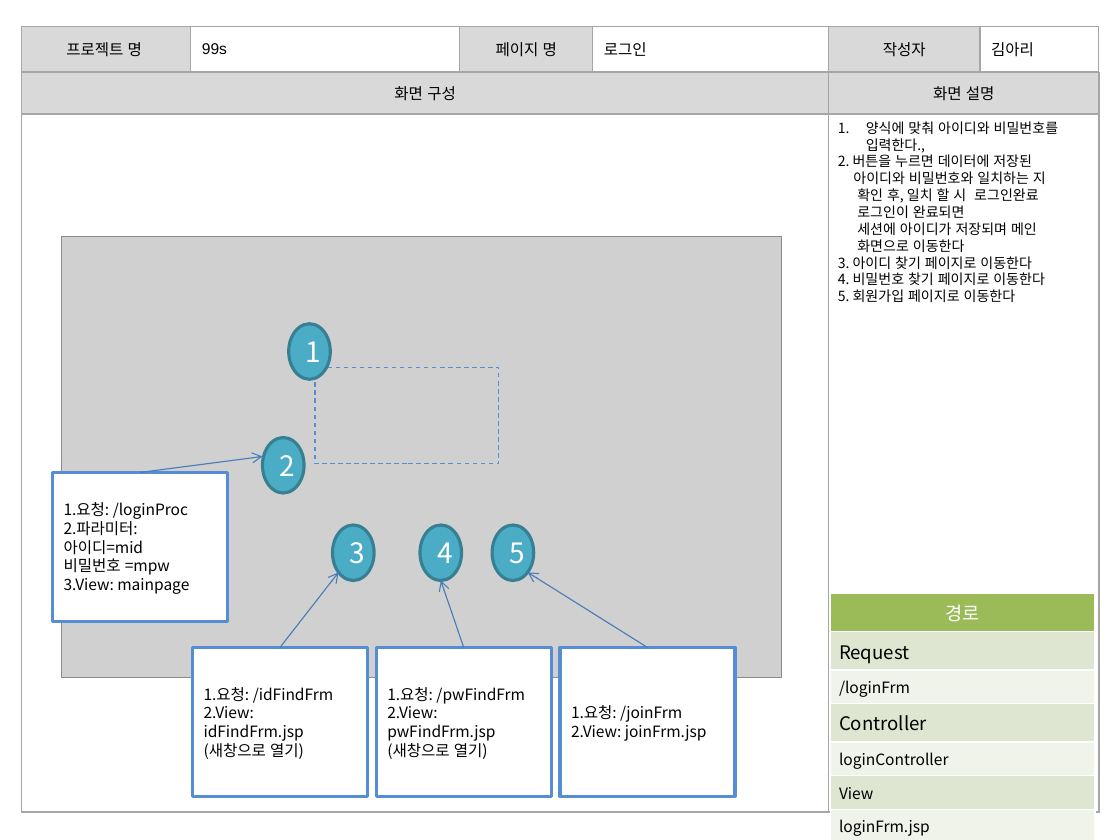
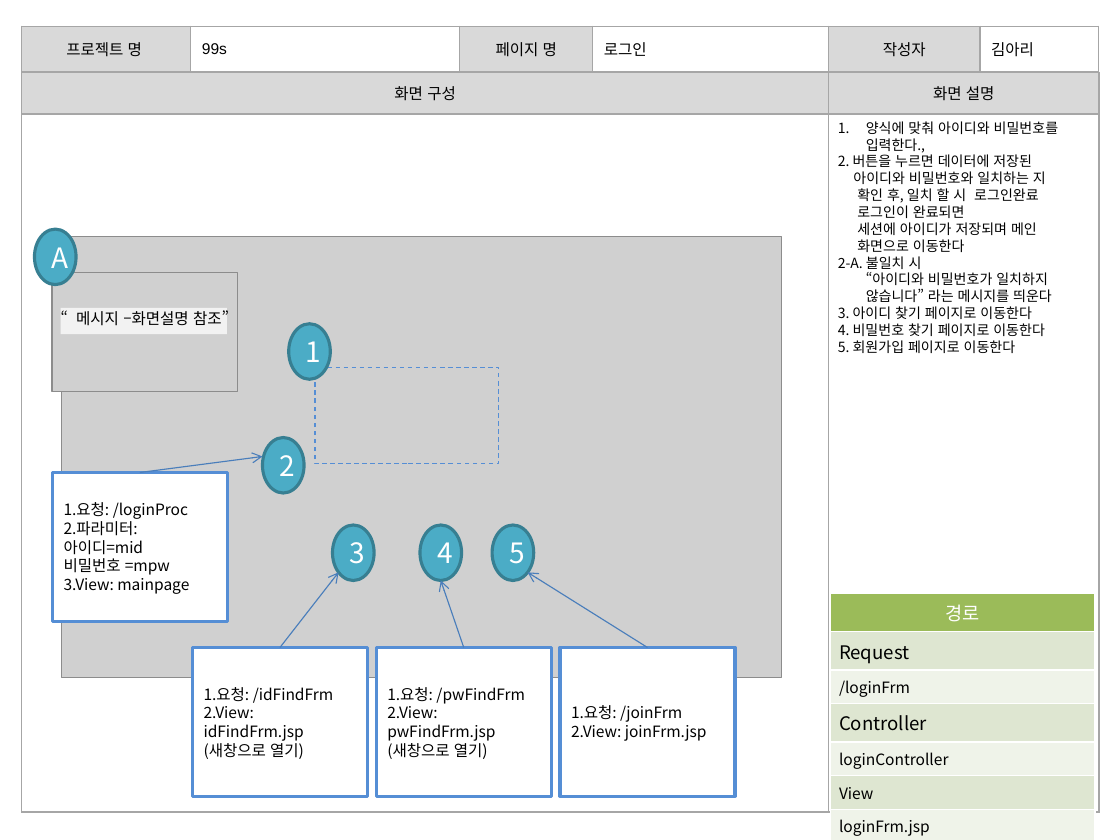
Before and after one commit to banana1531/ggs, a slide deck: slide 3 of doc/0.공용폴더/07 스토리보드/스토리보드 - 로그인관련.pptx (slide 5 before the commit). Drawn at 1120x840 pixels with LibreOffice and Linux fonts; fonts in the diff are those of the drawing; grey boxes stand for pictures. Boxes give left, top, right and bottom in pixels: in the first picture for what was removed or moved away, otherwise in the second. Text is boxed around its words. In the diff, an @@ line names an element or a change of style, - is before the commit and + after.

Commit message:
스토리 보드 리뷰자료 업데이트
스토리보드 리뷰자료 업데이트
 - 구현시 참고바랍니다.

```diff
--- a/doc/0.공용폴더/07 스토리보드/스토리보드 - 로그인관련.pptx
+++ b/doc/0.공용폴더/07 스토리보드/스토리보드 - 로그인관련.pptx
@@ text at box(838, 256, 1052, 302): paragraph added @@
+2-A. 불일치 시
+“아이디와 비밀번호가 일치하지 않습니다” 라는 메시지를 띄운다
@@ group added at box(35, 230, 237, 392): 1 picture, 1 rectangle, 1 ellipse, 1 text @@
+A
+“메시지 –화면설명 참조”
```
Also in this commit, not shown: 3 other slides changed, 2 slides removed, 6 other files.
